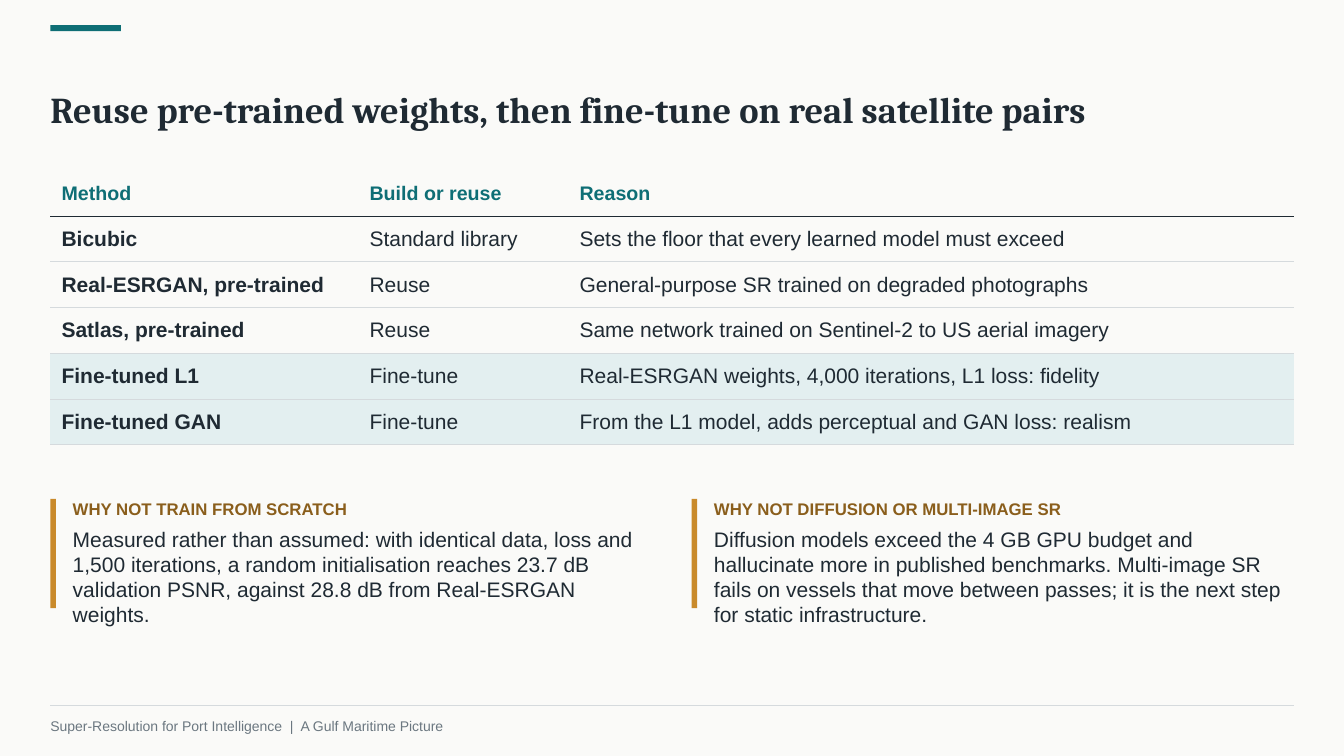
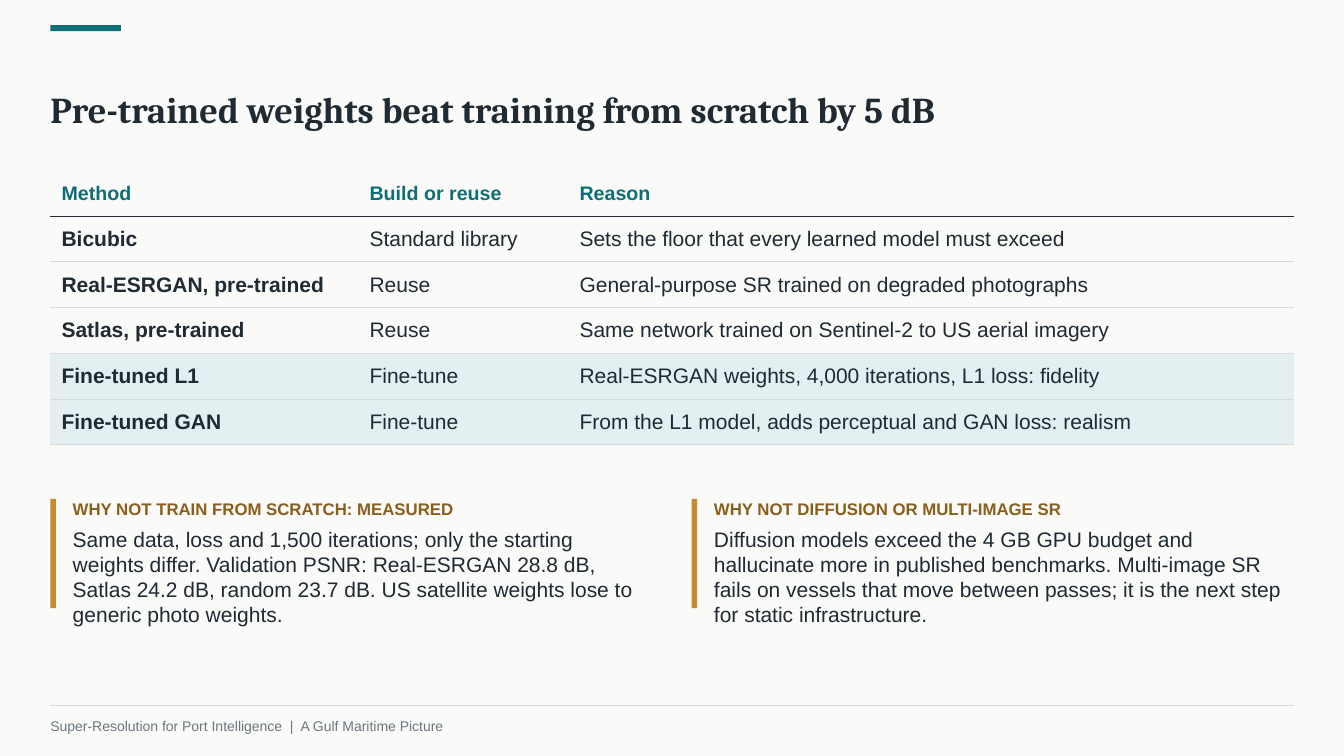
Before and after one commit to JordanManoj/gulf-port-superresolution, a slide deck: slide 4 of presentation/Super-Resolution_for_Port_Intelligence.pptx (slide 5 before the commit). Drawn at 1344x756 pixels with LibreOffice and Linux fonts; fonts in the diff are those of the drawing. Boxes give left, top, right and bottom in pixels: in the first picture for what was removed or moved away, otherwise in the second. Text is boxed around its words. In the diff, an @@ line names an element or a change of style, - is before the commit and + after.

```diff
--- a/presentation/Super-Resolution_for_Port_Intelligence.pptx
+++ b/presentation/Super-Resolution_for_Port_Intelligence.pptx
@@ title at box(50, 97, 935, 131): text changed @@
-Reuse pre-trained weights, then fine-tune on real satellite pairs
+Pre-trained weights beat training from scratch by 5 dB
@@ text at box(73, 503, 632, 627): text changed @@
-WHY NOT TRAIN FROM SCRATCH
-Measured rather than assumed: with identical data, loss and 1,500 iterations, a random initialisation reaches 23.7 dB validation PSNR, against 28.8 dB from Real-ESRGAN weights.
+WHY NOT TRAIN FROM SCRATCH: MEASURED
+Same data, loss and 1,500 iterations; only the starting weights differ. Validation PSNR: Real-ESRGAN 28.8 dB, Satlas 24.2 dB, random 23.7 dB. US satellite weights lose to generic photo weights.
```
Also in this commit, not shown: 9 other slides changed, 1 slide removed, 1 other file.
